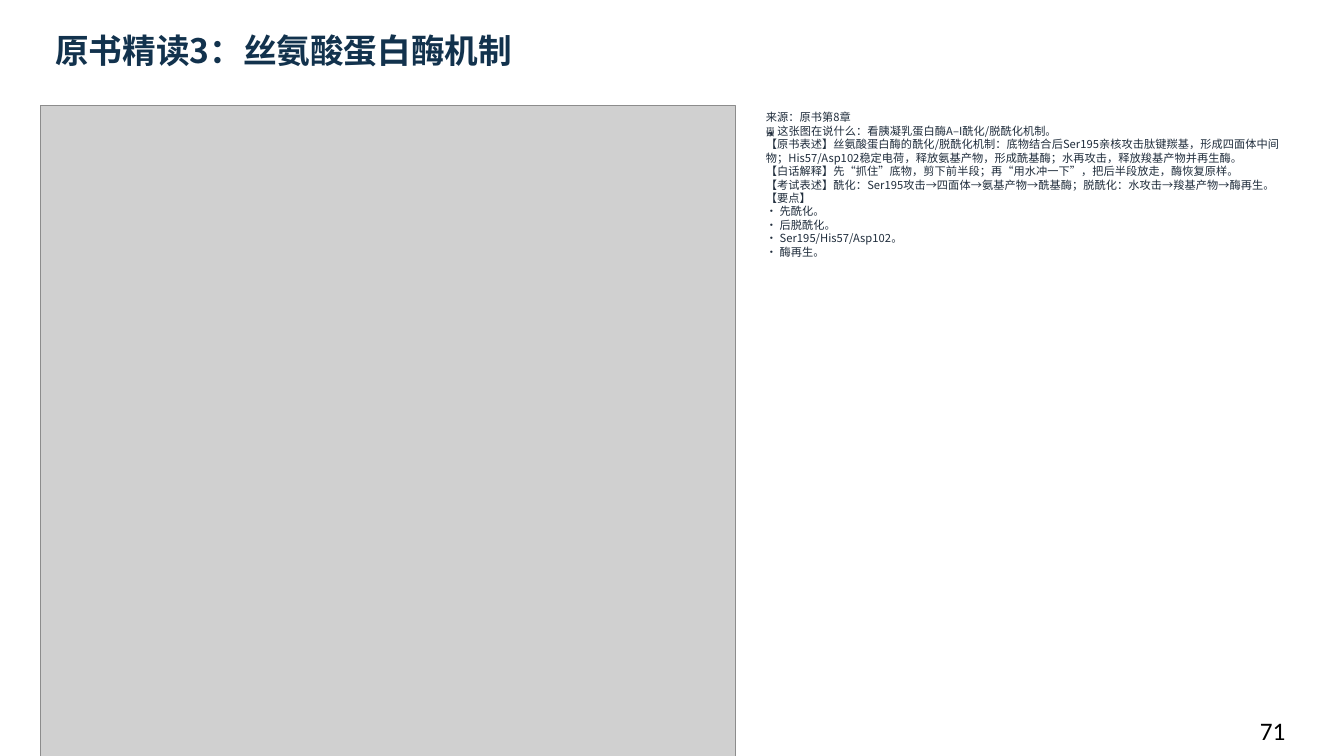
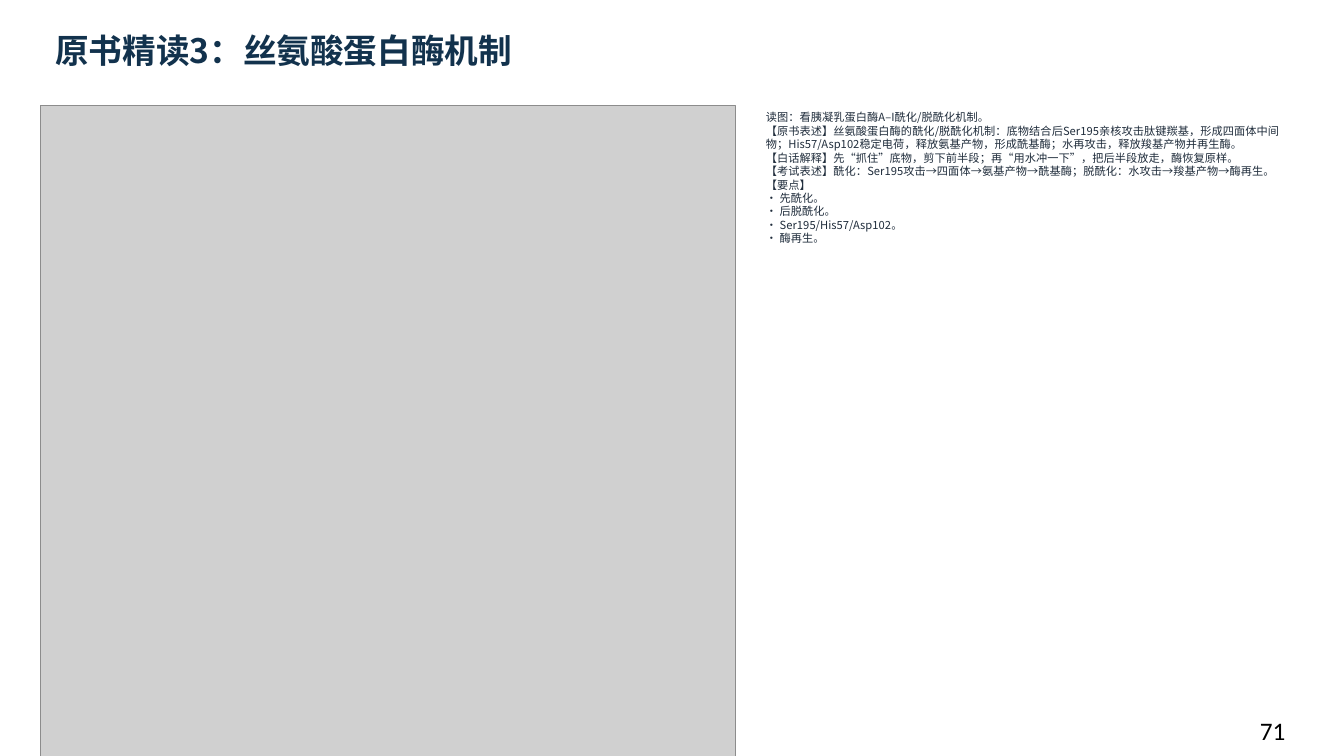
Before and after one commit to newkan-li/Biochemistry, a slide deck: slide 71 of downloads/bc08-ai-style.pptx. Drawn at 1344x756 pixels with LibreOffice and Linux fonts; fonts in the diff are those of the drawing; grey boxes stand for pictures. Boxes give left, top, right and bottom in pixels: in the first picture for what was removed or moved away, otherwise in the second. Text is boxed around its words. In the diff, an @@ line names an element or a change of style, - is before the commit and + after.

Commit message:
bc08补58页老师原页读图讲解:53页缺图注补齐,下载PPT同步;版本20261112cdn

```diff
--- a/downloads/bc08-ai-style.pptx
+++ b/downloads/bc08-ai-style.pptx
@@ text at box(766, 111, 1279, 243): text changed @@
-来源：原书第8章
-🖼 这张图在说什么：看胰凝乳蛋白酶A–I酰化/脱酰化机制。
-【原书表述】丝氨酸蛋白酶的酰化/脱酰化机制：底物结合后Ser195亲核攻击肽键羰基，形成四面体中间物；His57/Asp102稳定电荷，释放氨基产物，形成酰基酶；水再攻击，释放羧基产物并再生酶。
-【白话解释】先“抓住”底物，剪下前半段；再“用水冲一下”，把后半段放走，酶恢复原样。
-【考试表述】酰化：Ser195攻击→四面体→氨基产物→酰基酶；脱酰化：水攻击→羧基产物→酶再生。
-【要点】
-• 先酰化。
-• 后脱酰化。
-• Ser195/His57/Asp102。
-• 酶再生。
+读图：看胰凝乳蛋白酶A–I酰化/脱酰化机制。
+【原书表述】丝氨酸蛋白酶的酰化/脱酰化机制：底物结合后Ser195亲核攻击肽键羰基，形成四面体中间物；His57/Asp102稳定电荷，释放氨基产物，形成酰基酶；水再攻击，释放羧基产物并再生酶。
+【白话解释】先“抓住”底物，剪下前半段；再“用水冲一下”，把后半段放走，酶恢复原样。
+【考试表述】酰化：Ser195攻击→四面体→氨基产物→酰基酶；脱酰化：水攻击→羧基产物→酶再生。
+【要点】
+• 先酰化。
+• 后脱酰化。
+• Ser195/His57/Asp102。
+• 酶再生。
```
Also in this commit, not shown: 107 other slides changed, 6 other files.
